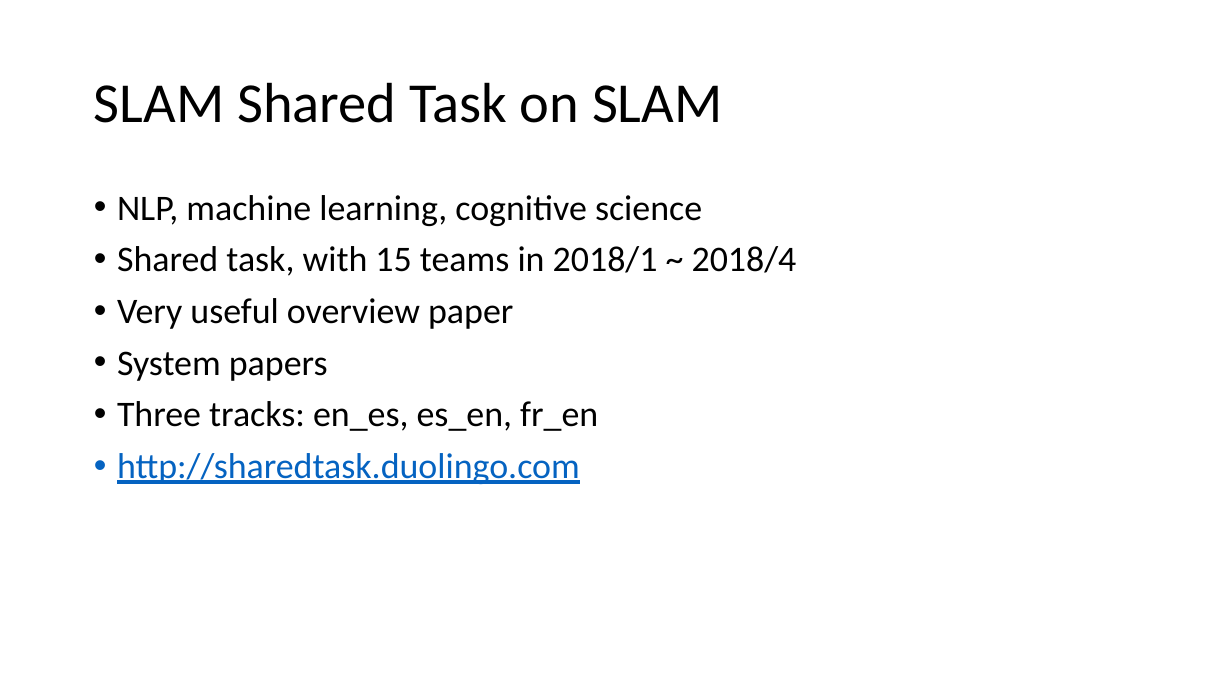
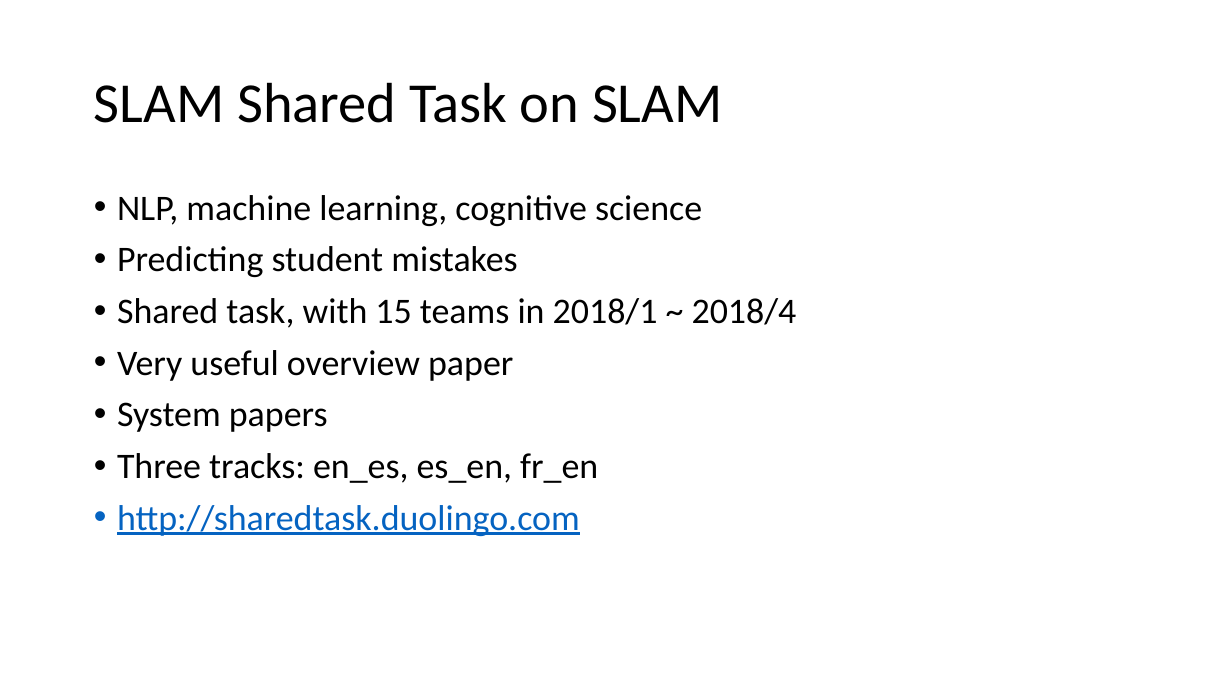
Before and after one commit to 1071-DataScience/finalproject-itsnotponpon, a slide deck: slide 3 of docs/MSLA.pptx. Drawn at 1232x693 pixels with LibreOffice and Linux fonts; fonts in the diff are those of the drawing. Boxes give left, top, right and bottom in pixels: in the first picture for what was removed or moved away, otherwise in the second. Text is boxed around its words. In the diff, an @@ line names an element or a change of style, - is before the commit and + after.

```diff
--- a/docs/MSLA.pptx
+++ b/docs/MSLA.pptx
@@ text at [117,246,517,277]: paragraph added @@
+• Predicting student mistakes
```
Also in this commit, not shown: 2 other slides changed, 1 other file.
